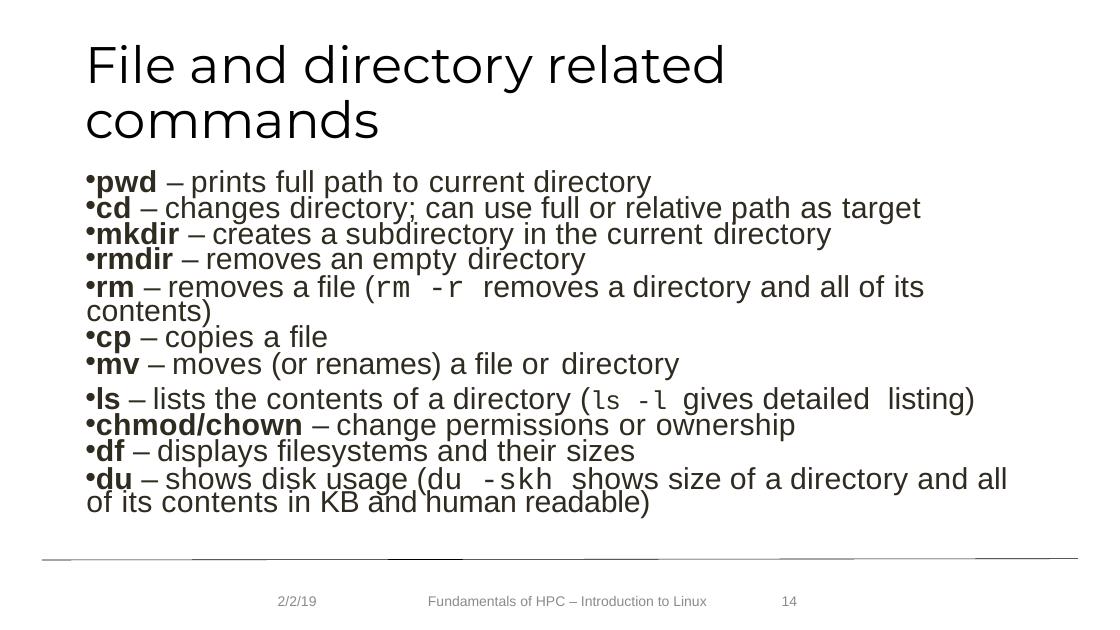
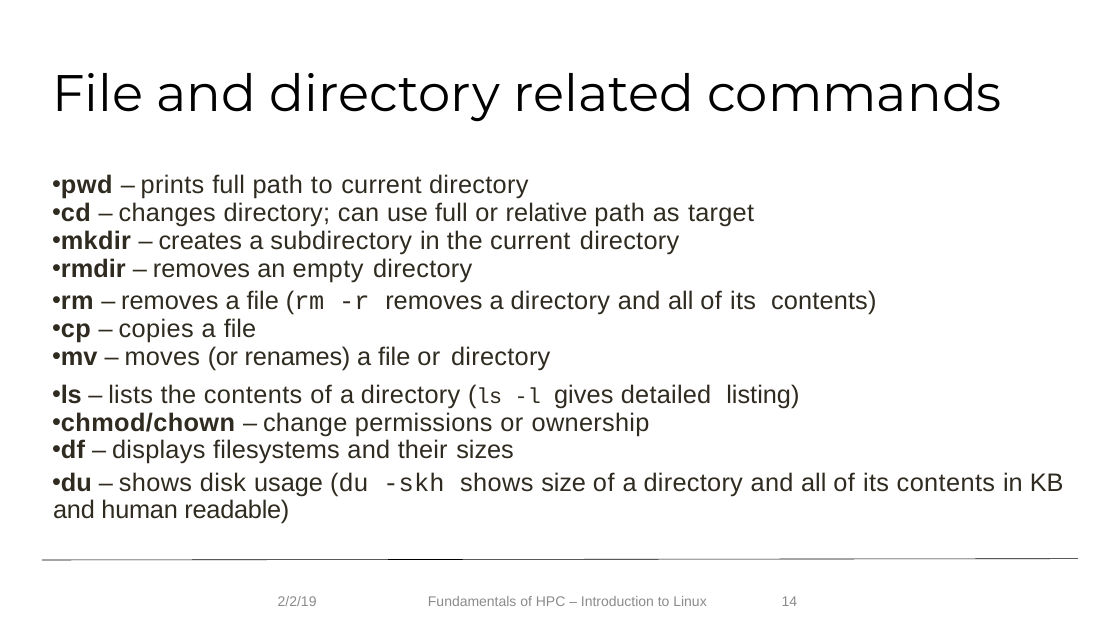
Before and after one commit to f1k4/Fundamentals_HPC_Spring_2019, a slide deck: slide 14 of IntroLinuxHPC19_spring_v2.pptx. Drawn at 1120x630 pixels with LibreOffice and Linux fonts; fonts in the diff are those of the drawing; background and template pictures are left out. Boxes give left, top, right and bottom in pixels: in the first picture for what was removed or moved away, otherwise in the second. Text is boxed around its words. In the diff, an @@ line names an element or a change of style, - is before the commit and + after.

```diff
--- a/IntroLinuxHPC19_spring_v2.pptx
+++ b/IntroLinuxHPC19_spring_v2.pptx
@@ title "File and directory related commands" rewrapped from bbox=[85, 45, 728, 139] to bbox=[52, 73, 1002, 122] @@
@@ text "pwd – prints full path ...": place and size @@
-text "pwd – prints full path ..." at bbox=[86, 170, 1007, 519]
+text "pwd – prints full path ..." at bbox=[53, 174, 1064, 523]
@@ text "pwd – prints full path ..." at bbox=[53, 174, 1064, 523]: size 25.9 to 21.7 pt; size 22.2 to 18.6 pt in "(ls -l"; line spacing 0.7 to 0.9; line spacing 20.3pt to 0.9; line spacing 21.8pt to 0.9 @@
```
Also in this commit, not shown: 26 other slides changed, 7 other files.
